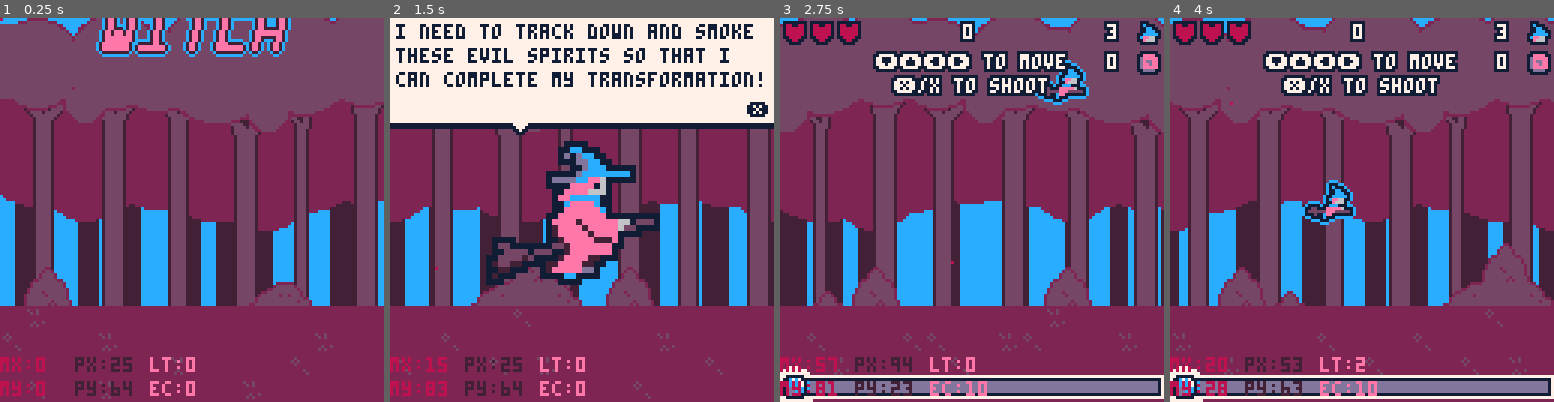
Above: before the commit, frames 1-4 (left to right).
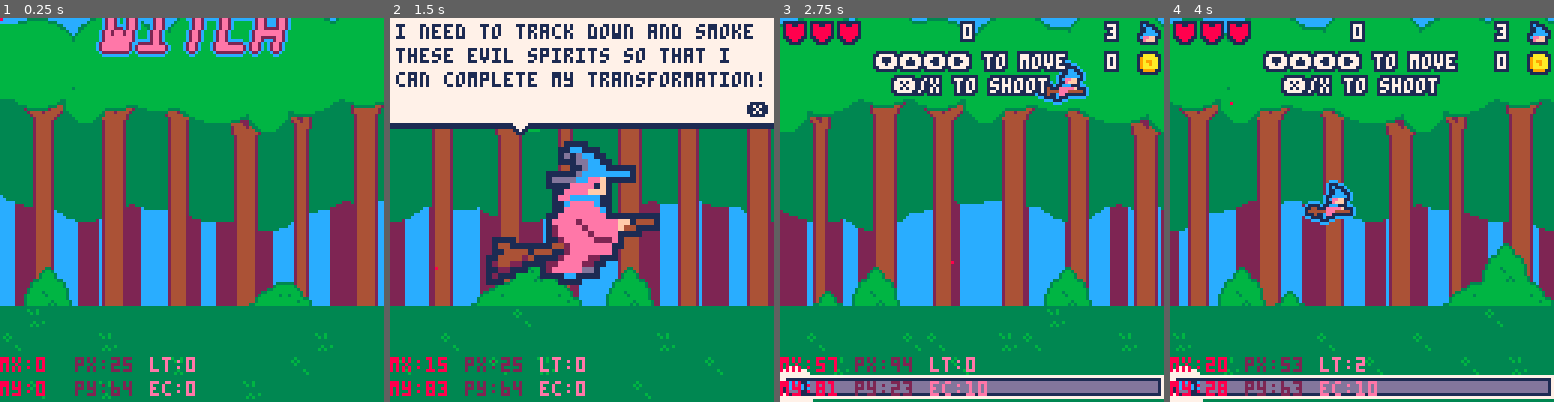
Above: after the commit, the same moments.

Repository: roseblack02/pico8-witch_blaster
Game: PICO-8 cartridge witch_blaster.p8
The game is run twice, just before and just after one commit, with the same random seed, the same clock (stepped at 60 frames per second) and the same inputs.
Inputs (mouse positions are in pixels of both pictures, inside the frame that each line leads up to):
- Up to frame 1 (0.25 s): no input
- Up to frame 2 (1.5 s): tap X (X key) at 0.33, 1.07 s; click (670, 121) at 0.67 s; tap O (Z key) at 0.7 s; click (436, 267) at 1.22 s
- Up to frame 3 (2.75 s): hold Right 1.6-2.1 s; tap O (Z key) at 1.7, 2.1, 2.5 s; click (887, 114) at 1.77 s; tap X (X key) at 1.85 s; hold Up 2.15-2.42 s; click (952, 259) at 2.32 s; hold Right from 2.47 s (still down)
- Up to frame 4 (4 s): click (1404, 106) at 2.87 s; tap O (Z key) at 2.9, 3.3, 3.7 s; tap X (X key) at 2.97 s; release Right at 3.03 s; hold Left 3.08-3.58 s; click (1465, 256) at 3.42 s; hold Down 3.63-3.97 s; click (1231, 102) at 3.97 s

The runs differ from the first frame. In frame 1, 89% of the frame differs, in the area x 0-100%, y 0-100%; in frame 2, 67%; in frame 3, 83%; in frame 4, 86%.

Commit message:
Update witch_blaster.p8

Diff:
--- a/witch_blaster.p8
+++ b/witch_blaster.p8
@@ -7,8 +7,6 @@
 	Make 8 levels (4 and 8 are bosses)
 	Make boss enemies (egg) (wizard)
 	Maybe extra levels and a second final boss (wizard) due to extra time
-
-	change mag to e
 
 	game music
 	shop music
@@ -30,7 +28,7 @@
 	music(0)
 	--menu
 	witch_y,blaster_x=-20,-100
-	game_pal="trans"
+	game_pal="normal"
 	music_on="on"
 	option=1
 	menu_colour={7,7,7}
@@ -1352,14 +1350,14 @@
 0070070000000001ceeff110000000011ccccc100000000788888770000000000000000000000000011877111555111119977777777771111e2eeee2211eeee1
 00000000000000011efff10000000001ceeff1100000000778888700000000000000000000000000001111101111100011111111111111101eeeeee11111eee1
 0000000001111011ccc11100000000011efff1000777707788877700000000000000000000000000000000000000000000000000000000001111111100011111
-011111101144111eeeeef11100111011ccc111007788777888888777000000000000000000000000000000000000000000000000000000000111100111111000
-11c7c7111444444eee4444411114111eeeeef11178888888888888870000000000000000000000000000000000111110000000000000011111ee111122ee1100
-1dcccc71111411cee11111111444444eee4444417778778887777777000000000000000000000000000000000116661100111111111111711e2ee11222eee110
-1dcccc71001111c111000000114411cee1111111007777877700000000000000000000000000000000000000116677711117c777777777111eeeee2222eeee11
-1ddcccc10000011100000000011111c111000000000007770000000000000000000000000000000000000000185777711997777777777110111eeee2211eeee1
-1dddccc1000000000000000000000111000000000000000000000000000000000000000000000000000000001555111111111167771111000011eeee1111eee1
-11dddd110000000000000000000000000000000000000000000000000000000000000000000000000000000011111000000001167771000000011ee110011ee1
-01111110000000000000000000000000000000000000000000000000000000000000000000000000000000000000000000000011111100000000111100001111
+000000001144111eeeeef11100111011ccc111007788777888888777000000000000000000000000000000000000000000000000000000000111100111111000
+011111101444444eee4444411114111eeeeef11178888888888888870000000000000000000000000000000000111110000000000000011111ee111122ee1100
+11cccc11111411cee11111111444444eee4444417778778887777777000000000000000000000000000000000116661100111111111111711e2ee11222eee110
+1dcddcc1001111c111000000114411cee1111111007777877700000000000000000000000000000000000000116677711117c777777777111eeeee2222eeee11
+1dccccc10000011100000000011111c111000000000007770000000000000000000000000000000000000000185777711997777777777110111eeee2211eeee1
+11dddd11000000000000000000000111000000000000000000000000000000000000000000000000000000001555111111111167771111000011eeee1111eee1
+011111100000000000000000000000000000000000000000000000000000000000000000000000000000000011111000000001167771000000011ee110011ee1
+00000000000000000000000000000000000000000000000000000000000000000000000000000000000000000000000000000011111100000000111100001111
 111111110011110001111110244224442244444224422442024444222244444200000000bbbbb300000000000000000000000001111100001111110011111000
 188118810018810011aaaa11244422442444422002442442002444422444442000000000bbbbb30000000000000000000000001124f110001333310114441100
 188888811118811119aaaaa1024444244444200000244442000244442444420000000000bbbbbb30000000000000000000000112444f10001313311444444100
